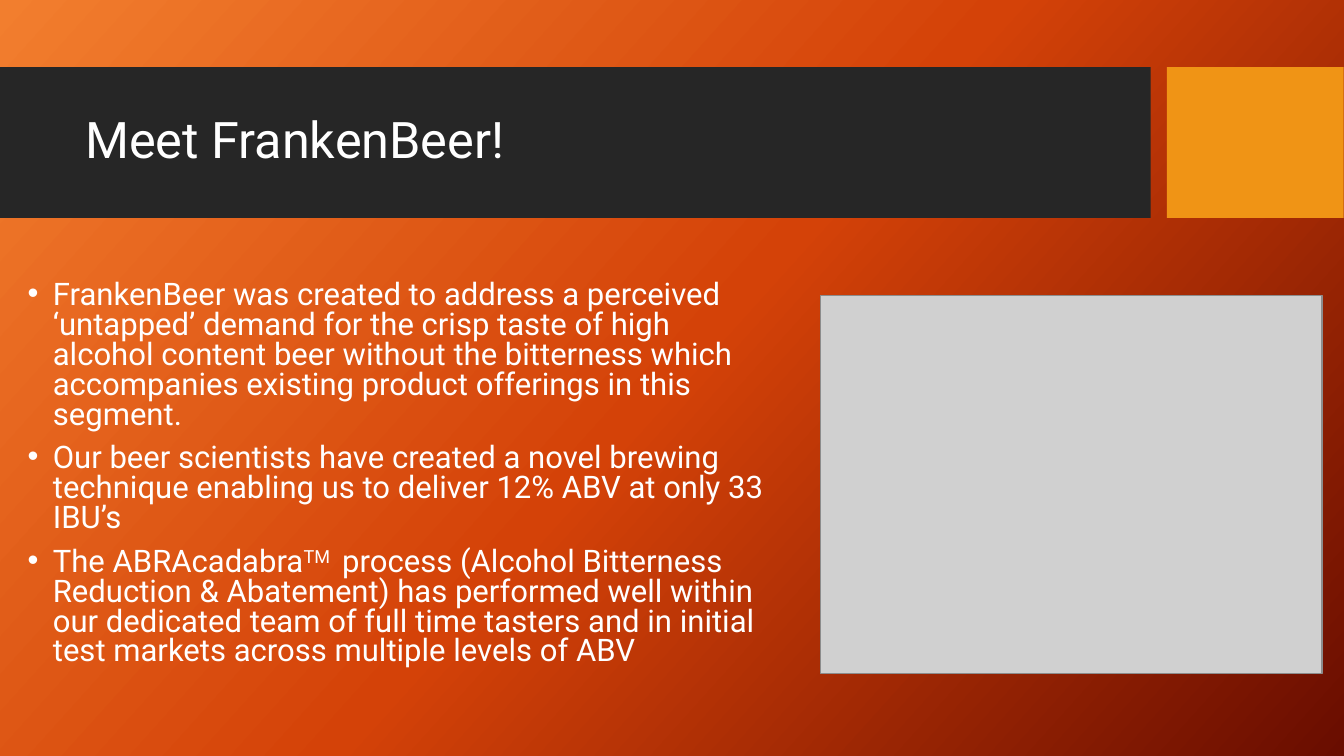
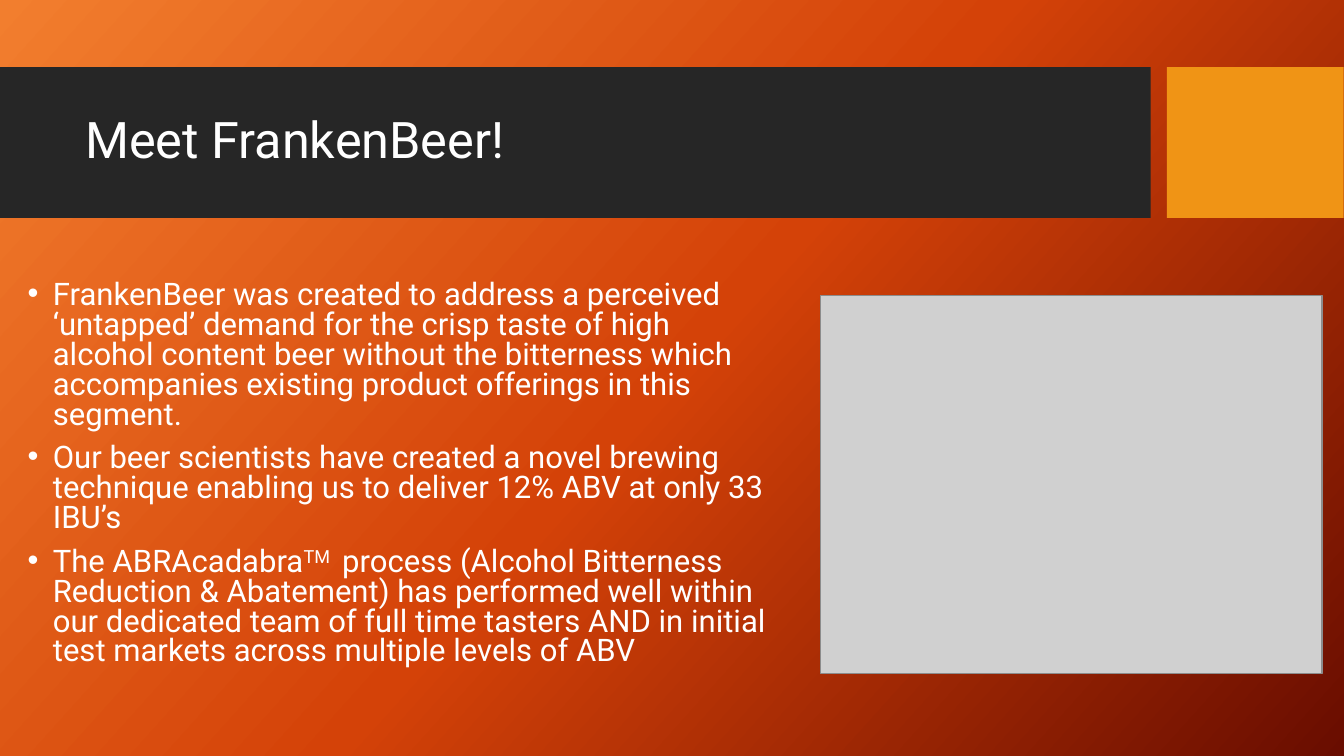
Before and after one commit to nickcellini/DDS-Case-Study-ACQN, a slide deck: slide 5 of Case Study - Project 1 - Final.pptx. Drawn at 1344x756 pixels with LibreOffice and Linux fonts; fonts in the diff are those of the drawing; grey boxes stand for pictures; background and template pictures are left out. Boxes give left, top, right and bottom in pixels: in the first picture for what was removed or moved away, otherwise in the second. Text is boxed around its words. In the diff, an @@ line names an element or a change of style, - is before the commit and + after.

```diff
--- a/Case Study - Project 1 - Final.pptx
+++ b/Case Study - Project 1 - Final.pptx
@@ text at bbox=[53, 547, 765, 668]: text changed @@
-• The ABRAcadabraTM process (Alcohol Bitterness Reduction & Abatement) has performed well within our dedicated team of full time tasters and in initial test markets across multiple levels of ABV
+• The ABRAcadabraTM process (Alcohol Bitterness Reduction & Abatement) has performed well within our dedicated team of full time tasters AND in initial test markets across multiple levels of ABV
```
Also in this commit, not shown: 1 other slide changed.
